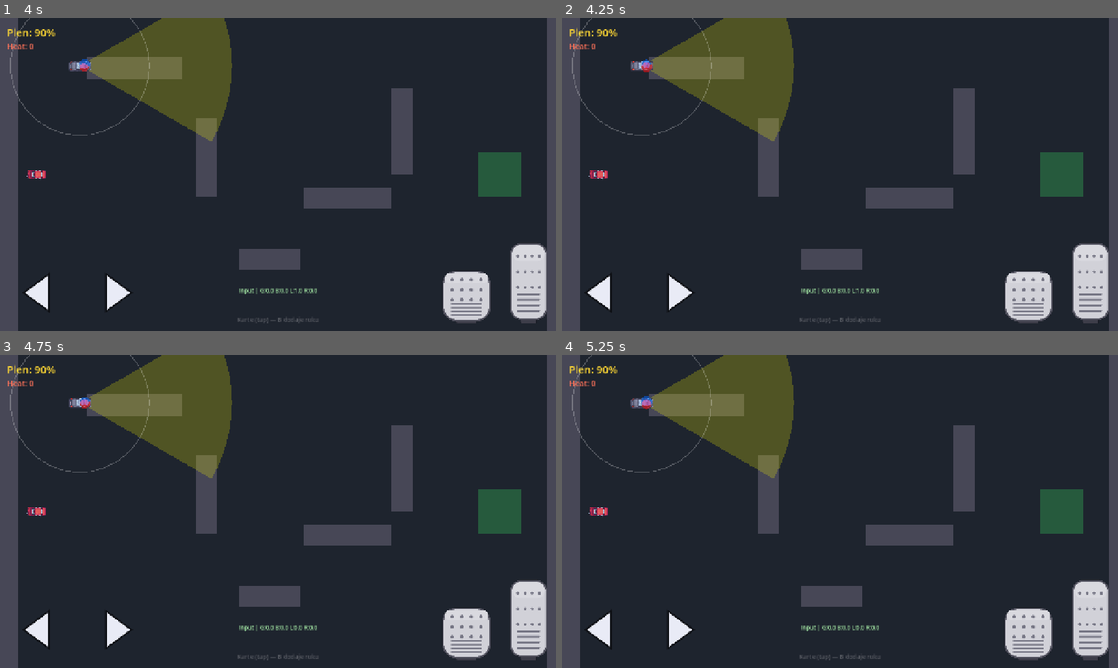
Above: before the commit, frames 1-4 (two rows, left to right).
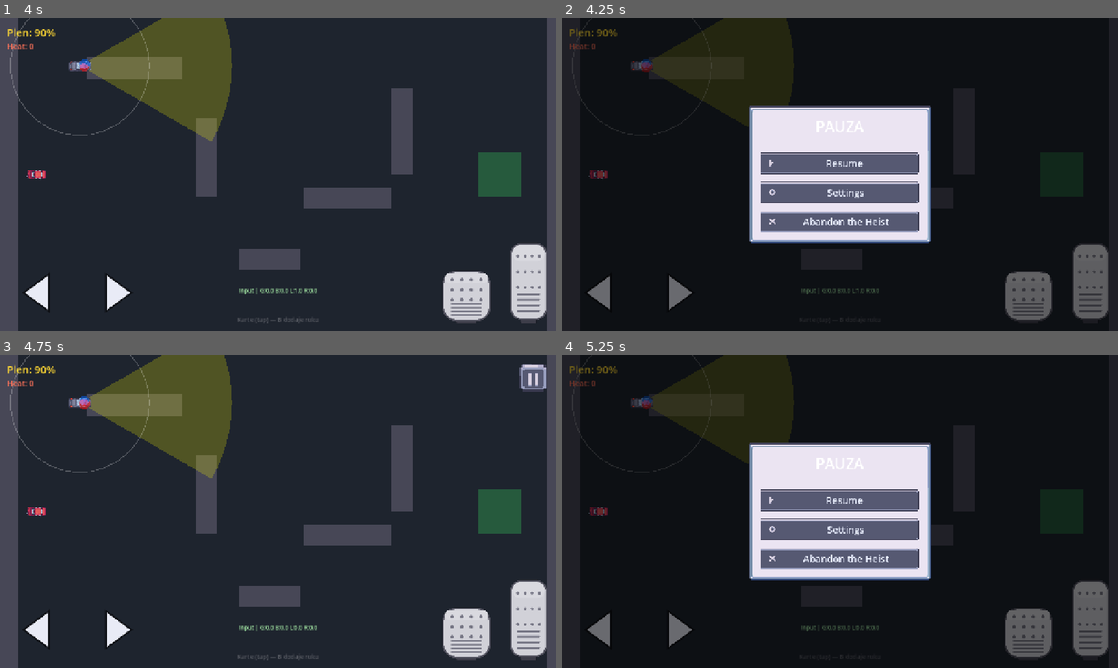
Above: after the commit, the same moments.

Repository: Gubari/Getaway-Racing
Game: Godot game, scene res://scenes/main/main.tscn
Same seed, same stepped clock (60 frames per second), same inputs: the game is played once before the commit and once after it.
Inputs (mouse positions are in pixels of both pictures, inside the frame that each line leads up to):
- Up to frame 1 (4 s): hold D (steer_right) 0.53-1.28 s; tap W (gas) every 0.75 s from 0.6 to 3.6 s; tap Enter at 1.25 s; hold S (brake) 1.28-2.03 s; hold D (steer_right) 2.03-3.53 s; tap Space at 3.5 s; hold A (steer_left) from 3.53 s (still down)
- Up to frame 2 (4.25 s): keep holding A (steer_left); tap Escape (ui_cancel) at 4.15 s
- Up to frame 3 (4.75 s): release A (steer_left) at 4.25 s; click (278, 498) at 4.25 s, where only the run after the commit has a clickable "Resume"
- Up to frame 4 (5.25 s): click (1095, 376) at 5.02 s

Frame 1 is identical in both runs. In frame 2, 100% of the frame differs, in the area x 0-100%, y 0-100%; in frame 3, 0.5%; in frame 4, 100%.

Commit message:
Pause i Settings meni (UI iz Modern_UI sheeta)
- Pause meni: Resume, Settings, Abandon the Heist
- Settings: SFX i Music slajderi (audio busevi) + Return, perzistencija u user://settings.cfg
- Novi audio busevi Master/Music/SFX, ui klik na SFX bus

Co-authored-by: Cursor <cursoragent@cursor.com>

Diff:
--- /dev/null
+++ b/default_bus_layout.tres
@@ -0,0 +1,20 @@
+[gd_resource type="AudioBusLayout" format=3 uid="uid://ds21spflgipxw"]
+
+[resource]
+bus/0/name = &"Master"
+bus/0/solo = false
+bus/0/mute = false
+bus/0/bypass_fx = false
+bus/0/volume_db = 0.0
+bus/1/name = &"Music"
+bus/1/solo = false
+bus/1/mute = false
+bus/1/bypass_fx = false
+bus/1/volume_db = 0.0
+bus/1/send = &"Master"
+bus/2/name = &"SFX"
+bus/2/solo = false
+bus/2/mute = false
+bus/2/bypass_fx = false
+bus/2/volume_db = 0.0
+bus/2/send = &"Master"
--- a/scenes/main/main.tscn
+++ b/scenes/main/main.tscn
@@ -7,6 +7,7 @@
 [ext_resource type="PackedScene" path="res://scenes/ui/hud.tscn" id="5"]
 [ext_resource type="PackedScene" path="res://scenes/levels/test_track.tscn" id="6"]
 [ext_resource type="PackedScene" path="res://scenes/levels/garage.tscn" id="7"]
+[ext_resource type="PackedScene" path="res://scenes/ui/pause_menu.tscn" id="8"]
 
 [node name="Main" type="Node2D" unique_id=1089452316]
 script = ExtResource("1")
@@ -26,3 +27,5 @@
 [node name="CardManager" parent="." unique_id=1632859727 instance=ExtResource("4")]
 
 [node name="HUD" parent="." unique_id=118646500 instance=ExtResource("5")]
+
+[node name="PauseMenu" parent="." instance=ExtResource("8")]
--- /dev/null
+++ b/scenes/ui/pause_menu.gd
@@ -0,0 +1,147 @@
+extends CanvasLayer
+## Pause + Settings meni. Radi i dok je igra pauzirana (process_mode = ALWAYS).
+## Pause: Resume / Settings / Abandon the Heist.
+## Settings: SFX i Music slajderi (kontrolisu audio buseve) + Return.
+## Vlasnik: D.
+
+const SETTINGS_PATH := "user://settings.cfg"
+const MIN_DB := -40.0   # ispod ovoga = potpuna tisina (mute)
+
+@onready var _dim: ColorRect = $Dim
+@onready var _pause_panel: Control = $PausePanel
+@onready var _settings_panel: Control = $SettingsPanel
+@onready var _pause_button: Control = $PauseButton
+
+@onready var _resume_btn: Button = $PausePanel/Frame/VBox/ResumeBtn
+@onready var _settings_btn: Button = $PausePanel/Frame/VBox/SettingsBtn
+@onready var _abandon_btn: Button = $PausePanel/Frame/VBox/AbandonBtn
+
+@onready var _sfx_slider: HSlider = $SettingsPanel/Frame/VBox/SfxRow/SfxSlider
+@onready var _music_slider: HSlider = $SettingsPanel/Frame/VBox/MusicRow/MusicSlider
+@onready var _return_btn: Button = $SettingsPanel/Frame/VBox/ReturnBtn
+
+var _music_bus := -1
+var _sfx_bus := -1
+var _click: AudioStreamPlayer
+
+func _ready() -> void:
+	process_mode = Node.PROCESS_MODE_ALWAYS
+	_music_bus = AudioServer.get_bus_index("Music")
+	_sfx_bus = AudioServer.get_bus_index("SFX")
+
+	_click = AudioStreamPlayer.new()
+	_click.stream = load("res://assets/audio/sfx/ui_click.wav")
+	_click.bus = "SFX"
+	add_child(_click)
+
+	for b: Button in [_resume_btn, _settings_btn, _abandon_btn, _return_btn]:
+		b.pressed.connect(_click.play)
+
+	_resume_btn.pressed.connect(resume)
+	_settings_btn.pressed.connect(_open_settings)
+	_abandon_btn.pressed.connect(_abandon)
+	_return_btn.pressed.connect(_close_settings)
+	_pause_button.pressed.connect(_toggle_pause)
+	_sfx_slider.value_changed.connect(_on_sfx_changed)
+	_music_slider.value_changed.connect(_on_music_changed)
+
+	GameState.game_won.connect(_force_close)
+	GameState.game_over.connect(_force_close)
+
+	_load_settings()
+	_close()
+
+func _input(event: InputEvent) -> void:
+	if event.is_action_pressed("ui_cancel"):
+		if _settings_panel.visible:
+			_close_settings()
+		else:
+			_toggle_pause()
+		get_viewport().set_input_as_handled()
+
+# ------------------------------------------------------------------
+# Pause / resume
+# ------------------------------------------------------------------
+func _toggle_pause() -> void:
+	if get_tree().paused:
+		resume()
+	elif GameState.is_running:
+		_pause()
+
+func _pause() -> void:
+	get_tree().paused = true
+	_dim.visible = true
+	_pause_panel.visible = true
+	_settings_panel.visible = false
+	_pause_button.visible = false
+
+func resume() -> void:
+	get_tree().paused = false
+	_close()
+
+func _close() -> void:
+	_dim.visible = false
+	_pause_panel.visible = false
+	_settings_panel.visible = false
+	_pause_button.visible = GameState.is_running
+
+func _force_close() -> void:
+	get_tree().paused = false
+	_dim.visible = false
+	_pause_panel.visible = false
+	_settings_panel.visible = false
+	_pause_button.visible = false
+
+func _open_settings() -> void:
+	_pause_panel.visible = false
+	_settings_panel.visible = true
+
+func _close_settings() -> void:
+	_settings_panel.visible = false
+	_pause_panel.visible = true
+
+func _abandon() -> void:
+	GameState.abandon()
+	get_tree().paused = false
+	get_tree().reload_current_scene()
+
+# ------------------------------------------------------------------
+# Audio: slajder (0..1) -> bus volume (dB). 0 = mute.
+# ------------------------------------------------------------------
+func _on_sfx_changed(value: float) -> void:
+	_apply_volume(_sfx_bus, value)
+	_save_settings()
+
+func _on_music_changed(value: float) -> void:
+	_apply_volume(_music_bus, value)
+	_save_settings()
+
+func _apply_volume(bus: int, value: float) -> void:
+	if bus < 0:
+		return
+	if value <= 0.001:
+		AudioServer.set_bus_mute(bus, true)
+	else:
+		AudioServer.set_bus_mute(bus, false)
+		AudioServer.set_bus_volume_db(bus, linear_to_db(value))
+
+# ------------------------------------------------------------------
+# Perzistencija (user://settings.cfg)
+# ------------------------------------------------------------------
+func _load_settings() -> void:
+	var cfg := ConfigFile.new()
+	var sfx := 0.8
+	var music := 0.7
+	if cfg.load(SETTINGS_PATH) == OK:
+		sfx = cfg.get_value("audio", "sfx", sfx)
+		music = cfg.get_value("audio", "music", music)
+	_sfx_slider.set_value_no_signal(sfx)
+	_music_slider.set_value_no_signal(music)
+	_apply_volume(_sfx_bus, sfx)
+	_apply_volume(_music_bus, music)
+
+func _save_settings() -> void:
+	var cfg := ConfigFile.new()
+	cfg.set_value("audio", "sfx", _sfx_slider.value)
+	cfg.set_value("audio", "music", _music_slider.value)
+	cfg.save(SETTINGS_PATH)
--- /dev/null
+++ b/scenes/ui/pause_menu.tscn
@@ -0,0 +1,225 @@
+[gd_scene format=3 uid="uid://b4bi0f3d0rm3y"]
+
+[ext_resource type="Script" path="res://scenes/ui/pause_menu.gd" id="1"]
+[ext_resource type="Texture2D" path="res://assets/sprites/ui/menu/panel.png" id="2"]
+[ext_resource type="Texture2D" path="res://assets/sprites/ui/menu/btn.png" id="3"]
+[ext_resource type="Texture2D" path="res://assets/sprites/ui/menu/btn_pause.png" id="4"]
+[ext_resource type="Texture2D" path="res://assets/sprites/ui/menu/ic_resume.png" id="5"]
+[ext_resource type="Texture2D" path="res://assets/sprites/ui/menu/ic_settings.png" id="6"]
+[ext_resource type="Texture2D" path="res://assets/sprites/ui/menu/ic_abandon.png" id="7"]
+[ext_resource type="Texture2D" path="res://assets/sprites/ui/menu/ic_back.png" id="8"]
+[ext_resource type="Texture2D" path="res://assets/sprites/ui/menu/ic_sfx.png" id="9"]
+[ext_resource type="Texture2D" path="res://assets/sprites/ui/menu/slider_track.png" id="10"]
+[ext_resource type="Texture2D" path="res://assets/sprites/ui/menu/slider_fill.png" id="11"]
+[ext_resource type="Texture2D" path="res://assets/sprites/ui/menu/slider_grabber.png" id="12"]
+
+[sub_resource type="StyleBoxTexture" id="sb_panel"]
+texture = ExtResource("2")
+texture_margin_left = 16.0
+texture_margin_top = 16.0
+texture_margin_right = 16.0
+texture_margin_bottom = 16.0
+content_margin_left = 28.0
+content_margin_top = 24.0
+content_margin_right = 28.0
+content_margin_bottom = 24.0
+
+[sub_resource type="StyleBoxTexture" id="sb_btn_n"]
+texture = ExtResource("3")
+texture_margin_left = 14.0
+texture_margin_top = 10.0
+texture_margin_right = 14.0
+texture_margin_bottom = 10.0
+content_margin_left = 18.0
+content_margin_top = 10.0
+content_margin_right = 18.0
+content_margin_bottom = 10.0
+
+[sub_resource type="StyleBoxTexture" id="sb_btn_h"]
+texture = ExtResource("3")
+texture_margin_left = 14.0
+texture_margin_top = 10.0
+texture_margin_right = 14.0
+texture_margin_bottom = 10.0
+content_margin_left = 18.0
+content_margin_top = 10.0
+content_margin_right = 18.0
+content_margin_bottom = 10.0
+modulate_color = Color(1.25, 1.25, 1.3, 1)
+
+[sub_resource type="StyleBoxTexture" id="sb_btn_p"]
+texture = ExtResource("3")
+texture_margin_left = 14.0
+texture_margin_top = 10.0
+texture_margin_right = 14.0
+texture_margin_bottom = 10.0
+content_margin_left = 18.0
+content_margin_top = 12.0
+content_margin_right = 18.0
+content_margin_bottom = 8.0
+modulate_color = Color(0.75, 0.78, 0.9, 1)
+
+[sub_resource type="StyleBoxEmpty" id="sb_focus"]
+
+[sub_resource type="StyleBoxTexture" id="sb_track"]
+texture = ExtResource("10")
+texture_margin_left = 13.0
+texture_margin_top = 11.0
+texture_margin_right = 13.0
+texture_margin_bottom = 11.0
+content_margin_left = 8.0
+content_margin_top = 11.0
+content_margin_right = 8.0
+content_margin_bottom = 11.0
+
+[sub_resource type="StyleBoxTexture" id="sb_fill"]
+texture = ExtResource("11")
+texture_margin_left = 12.0
+texture_margin_top = 10.0
+texture_margin_right = 12.0
+texture_margin_bottom = 10.0
+
+[sub_resource type="Theme" id="theme_menu"]
+Button/colors/font_color = Color(0.92, 0.94, 1, 1)
+Button/colors/font_hover_color = Color(1, 1, 1, 1)
+Button/colors/font_pressed_color = Color(0.78, 0.84, 1, 1)
+Button/constants/h_separation = 12
+Button/font_sizes/font_size = 22
+Button/styles/focus = SubResource("sb_focus")
+Button/styles/hover = SubResource("sb_btn_h")
+Button/styles/normal = SubResource("sb_btn_n")
+Button/styles/pressed = SubResource("sb_btn_p")
+HSlider/styles/grabber_area = SubResource("sb_fill")
+HSlider/styles/grabber_area_highlight = SubResource("sb_fill")
+HSlider/styles/slider = SubResource("sb_track")
+HSlider/textures/grabber = ExtResource("12")
+HSlider/textures/grabber_highlight = ExtResource("12")
+Label/colors/font_color = Color(1, 1, 1, 1)
+
+[node name="PauseMenu" type="CanvasLayer"]
+layer = 10
+script = ExtResource("1")
+
+[node name="Dim" type="ColorRect" parent="."]
+anchors_preset = 15
+anchor_right = 1.0
+anchor_bottom = 1.0
+color = Color(0, 0, 0, 0.55)
+
+[node name="PausePanel" type="CenterContainer" parent="."]
+texture_filter = 1
+anchors_preset = 15
+anchor_right = 1.0
+anchor_bottom = 1.0
+theme = SubResource("theme_menu")
+
+[node name="Frame" type="PanelContainer" parent="PausePanel"]
+custom_minimum_size = Vector2(420, 0)
+theme_override_styles/panel = SubResource("sb_panel")
+
+[node name="VBox" type="VBoxContainer" parent="PausePanel/Frame"]
+theme_override_constants/separation = 16
+
+[node name="Title" type="Label" parent="PausePanel/Frame/VBox"]
+theme_override_font_sizes/font_size = 34
+text = "PAUZA"
+horizontal_alignment = 1
+
+[node name="Sep" type="HSeparator" parent="PausePanel/Frame/VBox"]
+
+[node name="ResumeBtn" type="Button" parent="PausePanel/Frame/VBox"]
+icon = ExtResource("5")
+text = "Resume"
+
+[node name="SettingsBtn" type="Button" parent="PausePanel/Frame/VBox"]
+icon = ExtResource("6")
+text = "Settings"
+
+[node name="AbandonBtn" type="Button" parent="PausePanel/Frame/VBox"]
+icon = ExtResource("7")
+text = "Abandon the Heist"
+
+[node name="SettingsPanel" type="CenterContainer" parent="."]
+texture_filter = 1
+anchors_preset = 15
+anchor_right = 1.0
+anchor_bottom = 1.0
+theme = SubResource("theme_menu")
+
+[node name="Frame" type="PanelContainer" parent="SettingsPanel"]
+custom_minimum_size = Vector2(460, 0)
+theme_override_styles/panel = SubResource("sb_panel")
+
+[node name="VBox" type="VBoxContainer" parent="SettingsPanel/Frame"]
+theme_override_constants/separation = 18
+
+[node name="Title" type="Label" parent="SettingsPanel/Frame/VBox"]
+theme_override_font_sizes/font_size = 34
+text = "SETTINGS"
+horizontal_alignment = 1
+
+[node name="Sep" type="HSeparator" parent="SettingsPanel/Frame/VBox"]
+
+[node name="SfxRow" type="HBoxContainer" parent="SettingsPanel/Frame/VBox"]
+theme_override_constants/separation = 12
+
+[node name="Icon" type="TextureRect" parent="SettingsPanel/Frame/VBox/SfxRow"]
+custom_minimum_size = Vector2(28, 28)
+texture = ExtResource("9")
+expand_mode = 1
+stretch_mode = 5
+
+[node name="Label" type="Label" parent="SettingsPanel/Frame/VBox/SfxRow"]
+custom_minimum_size = Vector2(90, 0)
+theme_override_font_sizes/font_size = 22
+text = "SFX"
+vertical_alignment = 1
+
+[node name="SfxSlider" type="HSlider" parent="SettingsPanel/Frame/VBox/SfxRow"]
+custom_minimum_size = Vector2(240, 30)
+size_flags_horizontal = 3
+size_flags_vertical = 1
+max_value = 1.0
+step = 0.05
+value = 0.8
+
+[node name="MusicRow" type="HBoxContainer" parent="SettingsPanel/Frame/VBox"]
+theme_override_constants/separation = 12
+
+[node name="Icon" type="TextureRect" parent="SettingsPanel/Frame/VBox/MusicRow"]
+custom_minimum_size = Vector2(28, 28)
+texture = ExtResource("9")
+expand_mode = 1
+stretch_mode = 5
+
+[node name="Label" type="Label" parent="SettingsPanel/Frame/VBox/MusicRow"]
+custom_minimum_size = Vector2(90, 0)
+theme_override_font_sizes/font_size = 22
+text = "Music"
+vertical_alignment = 1
+
+[node name="MusicSlider" type="HSlider" parent="SettingsPanel/Frame/VBox/MusicRow"]
+custom_minimum_size = Vector2(240, 30)
+size_flags_horizontal = 3
+size_flags_vertical = 1
+max_value = 1.0
+step = 0.05
+value = 0.7
+
+[node name="Sep2" type="HSeparator" parent="SettingsPanel/Frame/VBox"]
+
+[node name="ReturnBtn" type="Button" parent="SettingsPanel/Frame/VBox"]
+icon = ExtResource("8")
+text = "Return"
+
+[node name="PauseButton" type="TextureButton" parent="."]
+texture_filter = 1
+anchor_left = 1.0
+anchor_right = 1.0
+offset_left = -84.0
+offset_top = 20.0
+offset_right = -20.0
+offset_bottom = 84.0
+ignore_texture_size = true
+stretch_mode = 0
+texture_normal = ExtResource("4")
--- a/scenes/ui/touch_controls.gd
+++ b/scenes/ui/touch_controls.gd
@@ -57,6 +57,7 @@
 
 	_click_player = AudioStreamPlayer.new()
 	_click_player.stream = load("res://assets/audio/sfx/ui_click.wav")
+	_click_player.bus = "SFX"
 	add_child(_click_player)
 
 	if show_input_debug:
--- a/scripts/game_state.gd
+++ b/scripts/game_state.gd
@@ -76,3 +76,6 @@
 func caught() -> void:       # pozovi kad policija uhvati igraca
 	is_running = false
 	game_over.emit()
+
+func abandon() -> void:      # igrac odustao od pljacke (pause meni)
+	is_running = false
Binary file added: assets/sprites/ui/Modern_UI_Style_2_32x32.png
Not shown, added: assets/sprites/ui/Modern_UI_Style_2_32x32.png.import
Binary file added: assets/sprites/ui/menu/btn.png
Not shown, added: assets/sprites/ui/menu/btn.png.import
Binary file added: assets/sprites/ui/menu/btn_pause.png
Not shown, added: assets/sprites/ui/menu/btn_pause.png.import
Binary file added: assets/sprites/ui/menu/ic_abandon.png
Not shown, added: assets/sprites/ui/menu/ic_abandon.png.import
Binary file added: assets/sprites/ui/menu/ic_back.png
Not shown, added: assets/sprites/ui/menu/ic_back.png.import
Binary file added: assets/sprites/ui/menu/ic_mute.png
Not shown, added: assets/sprites/ui/menu/ic_mute.png.import
(and 15 more such lines)
